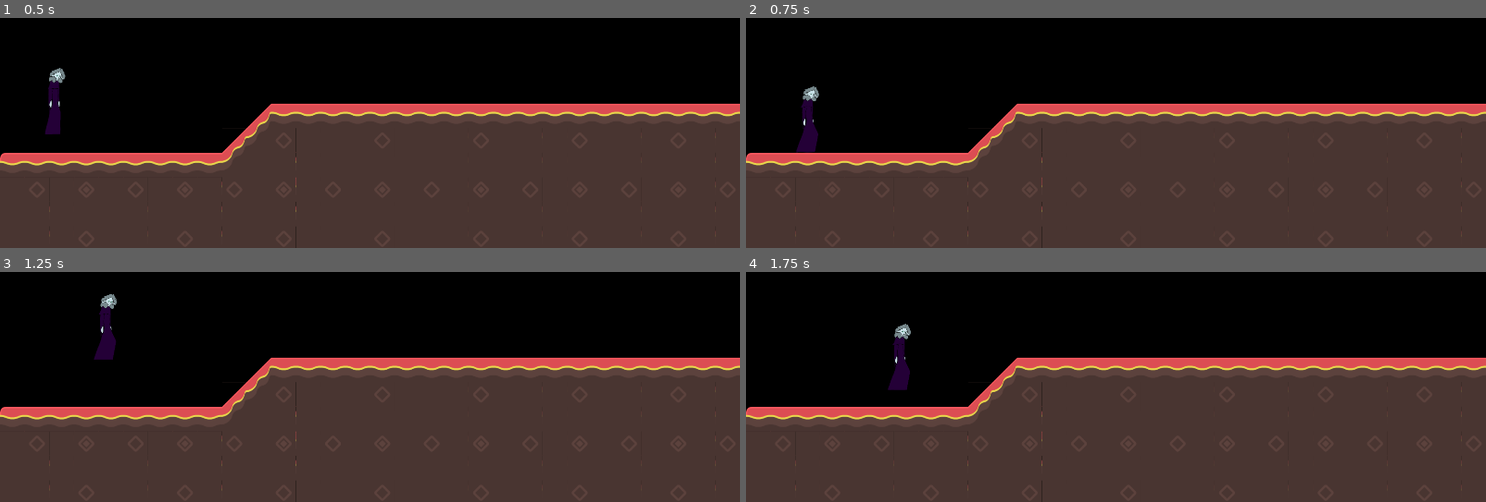
Above: before the commit, frames 1-4 (two rows, left to right).
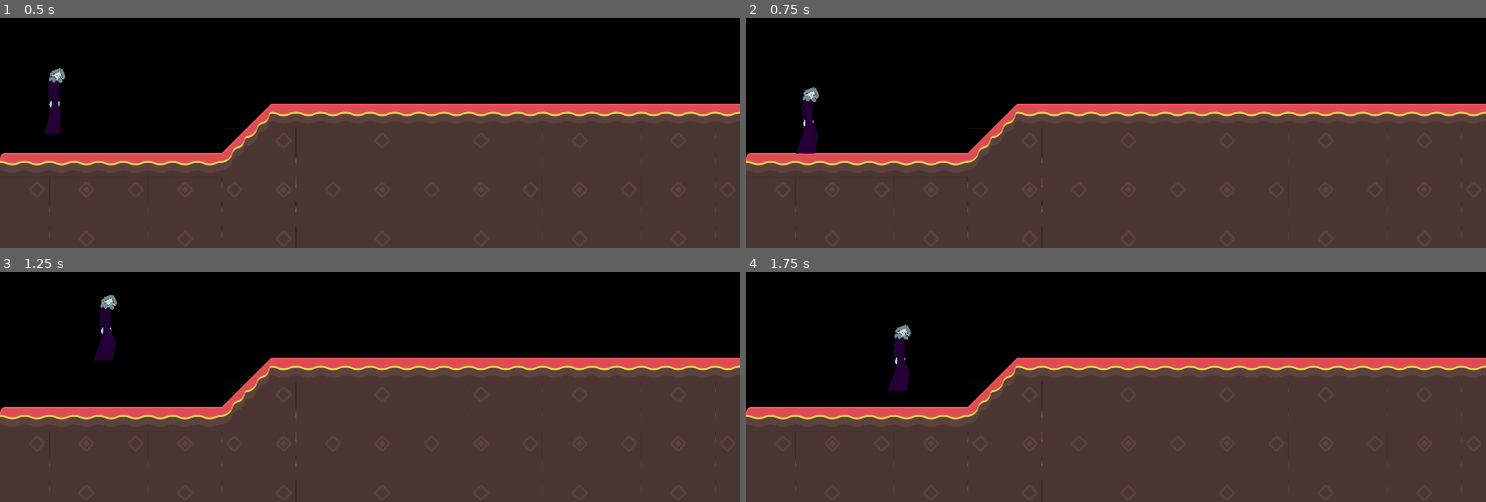
Above: after the commit, the same moments.

Repository: paigeweber13/19
Game: Godot game, scene res://levels/dev.tscn
Two runs of this game, one before a commit and one after it. Both use one fixed random seed, a clock stepped at 60 frames per second and the inputs below. The project has no main scene, so this scene is started directly.
Inputs:
- Up to frame 1 (0.5 s): no input
- Up to frame 2 (0.75 s): tap Enter (ui_accept) at 0.5 s; hold Right (ui_right) from 0.53 s (still down)
- Up to frame 3 (1.25 s): keep holding Right (ui_right); tap Enter (ui_accept) at 0.77 s
- Up to frame 4 (1.75 s): keep holding Right (ui_right); tap Enter (ui_accept) at 1.52 s

Frame 1 is identical in both runs. In frame 2, less than 0.1% of the frame differs, in the area x 6-10%, y 29-60%; in frame 3, less than 0.1%; in frame 4, less than 0.1%.

Commit message:
made colission box a little smaller

Diff:
--- a/player.tscn
+++ b/player.tscn
@@ -24,7 +24,7 @@
 
 [sub_resource type="CapsuleShape2D" id=2]
 radius = 50.4504
-height = 460.827
+height = 446.636
 
 [node name="player" type="KinematicBody2D"]
 scale = Vector2( 0.3, 0.3 )
